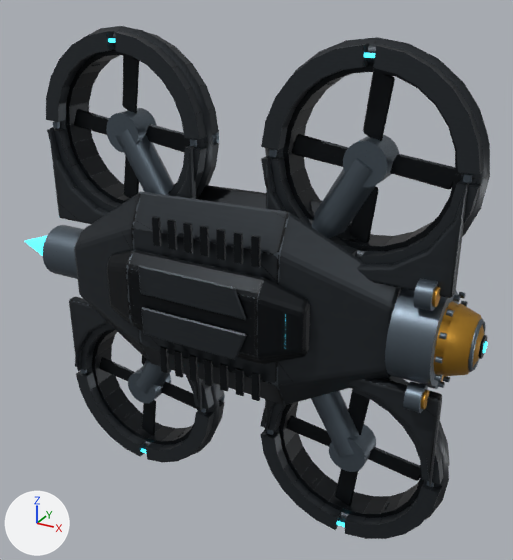
The glTF model fractal-gas-web/web/lab/assets/futuristic/drone-high.glb as it was, and as the next commit left it.
Both versions are drawn from a 50 mm lens placed at (1.004, -1.889, 0.914), pointed at (0.03, -0.117, 0.028). Arrows for +X, +Y and +Z are at lower left; the lights stay in place. The first picture is the older version. Where no turn or scale is listed for an object, it has been applied to the vertices. Vertices at exactly the same position are counted once.

Before the edit, the objects in view are built like this:
```python
ob_drone_root___brushed_pale_alloy = bpy.data.objects.new('drone-root / Brushed pale alloy', me_export_batch_003)
ob_drone_root___brushed_pale_alloy.location = (0.003, 0.109, 0.0)
ob_drone_root___ceramic_graphite = bpy.data.objects.new('drone-root / Ceramic graphite', me_export_batch_004)
ob_drone_root___ceramic_graphite.location = (0.003, 0.109, 0.0)
ob_drone_root___titanium_edges = bpy.data.objects.new('drone-root / Titanium edges', me_export_batch)
ob_drone_root___titanium_edges.location = (0.003, 0.109, 0.0)
ob_survey_rotor_001___ceramic_graphite = bpy.data.objects.new('Survey rotor.001 / Ceramic graphite', me_export_batch_008)
ob_survey_rotor_001___ceramic_graphite.location = (-0.396, -0.143, 0.454)
ob_survey_rotor_001___titanium_edges = bpy.data.objects.new('Survey rotor.001 / Titanium edges', me_export_batch_007)
ob_survey_rotor_001___titanium_edges.location = (-0.396, -0.143, 0.454)
ob_survey_rotor_002___ceramic_graphite = bpy.data.objects.new('Survey rotor.002 / Ceramic graphite', me_export_batch_010)
ob_survey_rotor_002___ceramic_graphite.location = (0.386, -0.143, -0.454)
ob_survey_rotor_002___titanium_edges = bpy.data.objects.new('Survey rotor.002 / Titanium edges', me_export_batch_009)
ob_survey_rotor_002___titanium_edges.location = (0.386, -0.143, -0.454)
ob_survey_rotor_003___ceramic_graphite = bpy.data.objects.new('Survey rotor.003 / Ceramic graphite', me_export_batch_012)
ob_survey_rotor_003___ceramic_graphite.location = (0.386, -0.143, 0.454)
ob_survey_rotor_003___titanium_edges = bpy.data.objects.new('Survey rotor.003 / Titanium edges', me_export_batch_011)
ob_survey_rotor_003___titanium_edges.location = (0.386, -0.143, 0.454)
# also in view: 'Survey rotor / Ceramic graphite' at (-0.396, -0.147, -0.454); 'drone-root / Ore gold / optics' at (0.671, -0.154, 0.0)
```
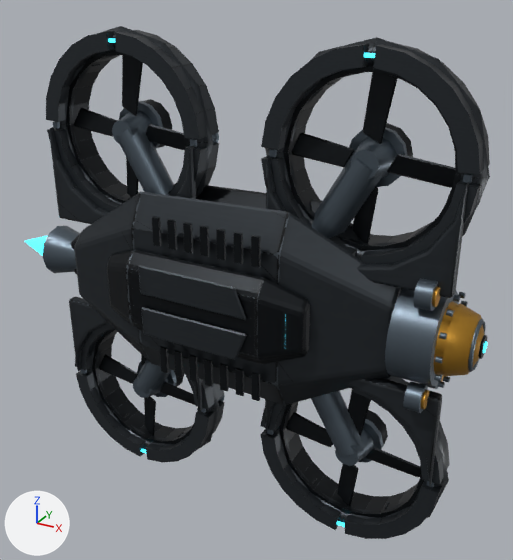
Where the change shows, as pixel boxes [x1, y1, x2, y2] in the pictures (513 x 560 px; the box of a moved part takes in the faces that stretch with it):
'drone-root / Titanium edges', reshaped: before [42, 88, 486, 487]; after [43, 101, 486, 487]
'Survey rotor.001 / Titanium edges', reshaped: before [106, 108, 157, 153]; after [112, 110, 152, 144]
'Survey rotor.002 / Titanium edges', reshaped: before [329, 424, 376, 472]; after [335, 428, 374, 466]
part 1 of me_export_batch_003, deleted (mostly hidden): before [80, 331, 449, 523]
part 2 of me_export_batch_003, deleted (mostly hidden): before [54, 26, 490, 265]
part 3 of me_export_batch_004, added (mostly hidden): after [174, 371, 184, 387]
part 4 of me_export_batch_004, added: after [143, 99, 172, 148]
part 5 of me_export_batch_004, added: after [366, 410, 388, 446]
part 6 of me_export_batch_004, added: after [386, 123, 413, 157]
part 7 of me_export_batch, added: after [137, 362, 177, 397]
part 8 of me_export_batch, added: after [119, 101, 163, 148]
part 9 of me_export_batch, added: after [359, 419, 383, 463]
part 10 of me_export_batch, added: after [349, 127, 408, 187]
part 11 of me_export_batch, cut back: before [42, 88, 225, 402]; after [43, 226, 80, 273]
part 12 of me_export_batch_008, moved or reshaped: [75, 55, 185, 198] in both
part 14 of me_export_batch_010, moved or reshaped: before [286, 389, 421, 499]; after [286, 389, 421, 496]
part 16 of me_export_batch_012, moved or reshaped: before [293, 72, 455, 236]; after [294, 72, 455, 236]

The change, as a diff of the scene's bpy script:
```diff
--- a/fractal-gas-web/web/lab/assets/futuristic/drone-high.glb.py
+++ b/fractal-gas-web/web/lab/assets/futuristic/drone-high.glb.py
@@ me_export_batch_003 @@
-me_export_batch_003.from_pydata(...)  # 1372 vertices, 2652 faces; spans x -0.71..0.69, y -0.48..-0.21, z -0.76..0.76
+me_export_batch_003.from_pydata(...)  # 1180 vertices, 2268 faces; spans x -0.71..0.69, y -0.48..-0.21, z -0.76..0.76
+# me_export_batch_003 part 1: 96 vertices removed from x -0.69..0.68, y -0.31..-0.23, z -0.75..-0.16
+# me_export_batch_003 part 2: 96 vertices removed from x -0.69..0.68, y -0.31..-0.23, z 0.16..0.75
 me_export_batch_003.materials.append(mat_brushed_pale_alloy)
@@ me_export_batch_004 @@
-me_export_batch_004.from_pydata(...)  # 848 vertices, 1596 faces; spans x -0.667..0.733, y -0.465..-0.159, z -0.722..0.722
+me_export_batch_004.from_pydata(...)  # 968 vertices, 1796 faces; spans x -0.744..0.733, y -0.465..-0.148, z -0.722..0.722
+# me_export_batch_004 part 3: a new loose piece, a 12-sided cut cone along y (radius 0.055 at the low end, 0.079 at the high end) spanning x -0.478..-0.32, y -0.224..-0.148, z -0.533..-0.375, in mat_ceramic_graphite
+# me_export_batch_004 part 4: a new loose piece, a 12-sided cut cone along y (radius 0.055 at the low end, 0.079 at the high end) spanning x -0.478..-0.32, y -0.224..-0.148, z 0.375..0.533, in mat_ceramic_graphite
+# me_export_batch_004 part 5: a new loose piece, a 12-sided cut cone along y (radius 0.055 at the low end, 0.079 at the high end) spanning x 0.303..0.462, y -0.224..-0.148, z -0.533..-0.375, in mat_ceramic_graphite
+# me_export_batch_004 part 6: a new loose piece, a 12-sided cut cone along y (radius 0.055 at the low end, 0.079 at the high end) spanning x 0.303..0.462, y -0.224..-0.148, z 0.375..0.533, in mat_ceramic_graphite
+# other edits to the shape of me_export_batch_004 do not show in these pictures
 me_export_batch_004.materials.append(mat_ceramic_graphite)
@@ me_export_batch @@
-me_export_batch.from_pydata(...)  # 2352 vertices, 4392 faces; spans x -0.744..0.72, y -0.402..-0.134, z -0.74..0.74
+me_export_batch.from_pydata(...)  # 2244 vertices, 4140 faces; spans x -0.744..0.72, y -0.402..-0.134, z -0.74..0.74
+# me_export_batch part 7: a new loose piece, a 12-sided cylinder along y spanning x -0.481..-0.317, y -0.217..-0.198, z -0.536..-0.372, in mat_titanium_edges
+# me_export_batch part 8: a new loose piece, a 12-sided cylinder along y spanning x -0.481..-0.317, y -0.217..-0.198, z 0.372..0.536, in mat_titanium_edges
+# me_export_batch part 9: a new loose piece, a 12-sided cylinder along y spanning x 0.301..0.465, y -0.217..-0.198, z -0.536..-0.372, in mat_titanium_edges
+# me_export_batch part 10: a new loose piece, a 12-sided cylinder along y spanning x 0.301..0.465, y -0.217..-0.198, z 0.372..0.536, in mat_titanium_edges
+# me_export_batch part 11: 132 vertices removed from x -0.744..-0.123, y -0.355..-0.18, z -0.73..0.73; 24 vertices added at x -0.744..-0.58, y -0.34..-0.196, z -0.072..0.072
+# other edits to the shape of me_export_batch do not show in these pictures
 me_export_batch.materials.append(mat_titanium_edges)
@@ me_export_batch_008 @@
-me_export_batch_008.from_pydata(...)  # 96 vertices, 176 faces; spans x -0.234..0.234, y -0.009..0.0, z -0.234..0.234
+me_export_batch_008.from_pydata(...)  # 96 vertices, 176 faces; spans x -0.234..0.234, y -0.011..0.018, z -0.234..0.234
+# me_export_batch_008 part 12: 76 of 96 vertices moved; they spanned x -0.234..0.234, y -0.009..0.0, z -0.234..0.234 and now span x -0.234..0.234, y -0.011..0.018, z -0.234..0.234; mean shift (0.0, 0.004, 0.0); largest move (0.209, -0.004, -0.049) -> (0.209, 0.015, -0.049)
 me_export_batch_008.materials.append(mat_ceramic_graphite)
@@ me_export_batch_007 @@
 me_export_batch_007.from_pydata(...)  # 48 vertices, 92 faces; spans x -0.0601..0.0601, y -0.0492..0.0492, z -0.0601..0.0601
+# me_export_batch_007 part 13: all 24 vertices in x -0.0601..0.0601, y -0.0492, z -0.0601..0.0601 are scaled about their middle by (0.63, 1, 0.63)
 me_export_batch_007.materials.append(mat_titanium_edges)
@@ me_export_batch_010 @@
-me_export_batch_010.from_pydata(...)  # 96 vertices, 176 faces; spans x -0.234..0.234, y -0.009..0.0, z -0.234..0.234
+me_export_batch_010.from_pydata(...)  # 96 vertices, 176 faces; spans x -0.234..0.234, y -0.011..0.018, z -0.234..0.234
+# me_export_batch_010 part 14: 76 of 96 vertices moved; they spanned x -0.234..0.234, y -0.009..0.0, z -0.234..0.234 and now span x -0.234..0.234, y -0.011..0.018, z -0.234..0.234; mean shift (0.0, 0.004, 0.0); largest move (-0.209, -0.004, 0.049) -> (-0.209, 0.015, 0.049)
 me_export_batch_010.materials.append(mat_ceramic_graphite)
@@ me_export_batch_009 @@
 me_export_batch_009.from_pydata(...)  # 48 vertices, 92 faces; spans x -0.0601..0.0601, y -0.0492..0.0492, z -0.0601..0.0601
+# me_export_batch_009 part 15: all 24 vertices in x -0.0601..0.0601, y -0.0492, z -0.0601..0.0601 are scaled about their middle by (0.63, 1, 0.63)
 me_export_batch_009.materials.append(mat_titanium_edges)
@@ me_export_batch_012 @@
-me_export_batch_012.from_pydata(...)  # 96 vertices, 176 faces; spans x -0.234..0.234, y -0.009..0.0, z -0.234..0.234
+me_export_batch_012.from_pydata(...)  # 96 vertices, 176 faces; spans x -0.234..0.234, y -0.011..0.018, z -0.234..0.234
+# me_export_batch_012 part 16: 76 of 96 vertices moved; they spanned x -0.234..0.234, y -0.009..0.0, z -0.234..0.234 and now span x -0.234..0.234, y -0.011..0.018, z -0.234..0.234; mean shift (0.0, 0.004, 0.0); largest move (-0.209, -0.004, 0.049) -> (-0.209, 0.015, 0.049)
 me_export_batch_012.materials.append(mat_ceramic_graphite)
```
